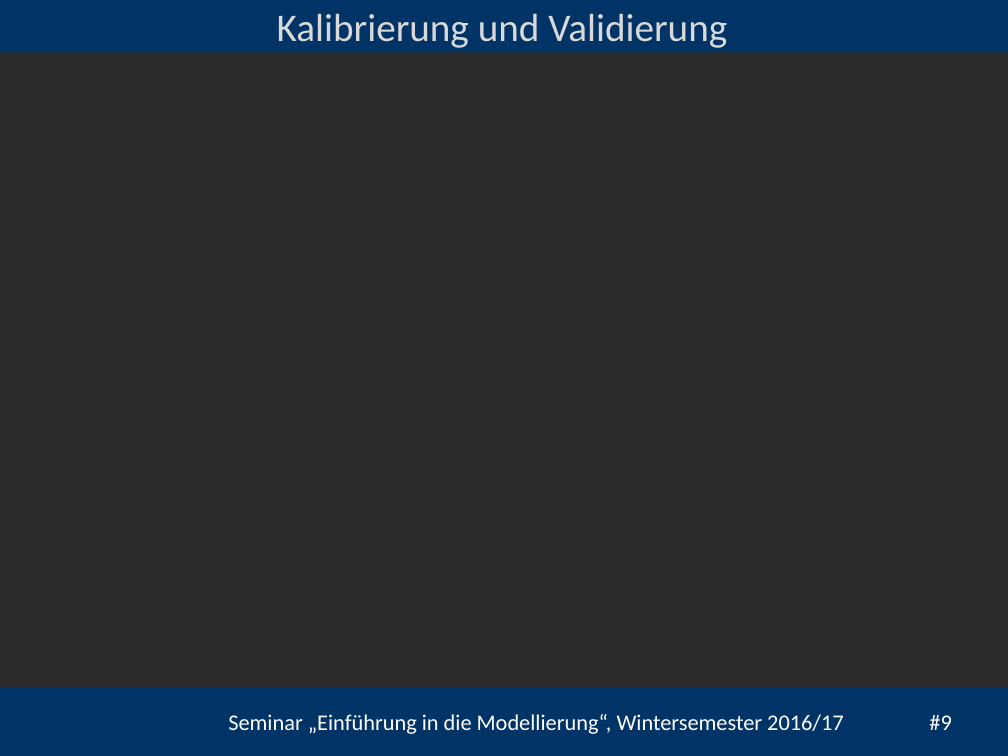
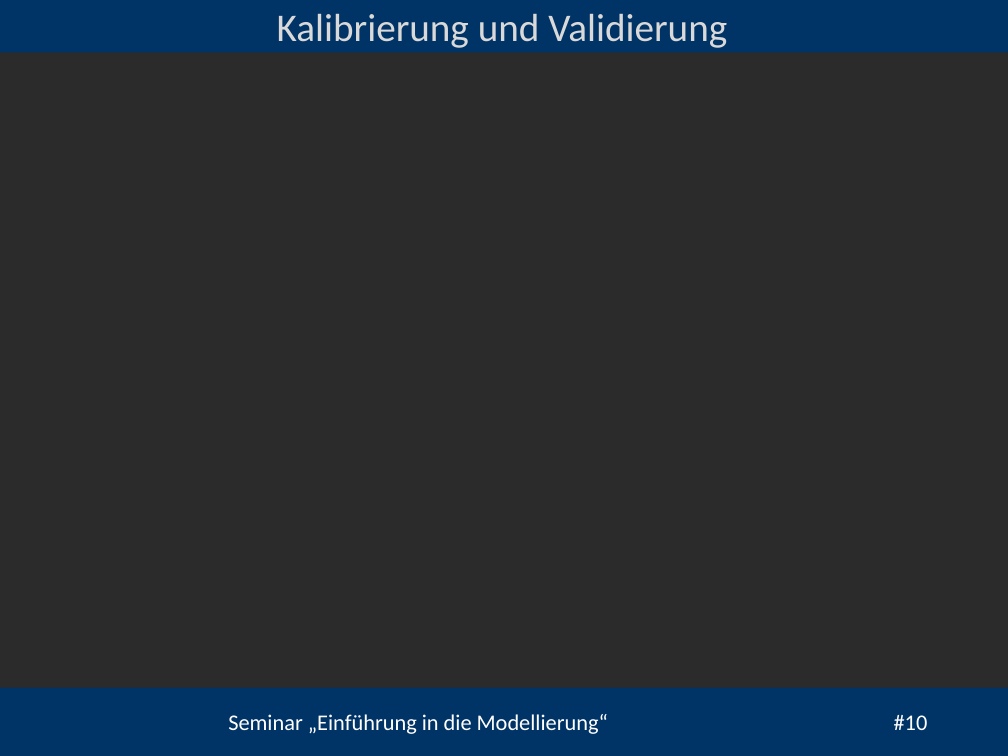
Before and after one commit to heistermann/Einf_Modellierung, a slide deck: slide 10 of Termin_6/folien/UebungModellierung#6.pptx (slide 9 before the commit). Drawn at 1008x756 pixels with LibreOffice and Linux fonts; fonts in the diff are those of the drawing; background and template pictures are left out; a plain dark background stands for a picture behind light text. Boxes give left, top, right and bottom in pixels: in the first picture for what was removed or moved away, otherwise in the second. Text is boxed around its words. In the diff, an @@ line names an element or a change of style, - is before the commit and + after.

```diff
--- a/Termin_6/folien/UebungModellierung#6.pptx
+++ b/Termin_6/folien/UebungModellierung#6.pptx
@@ text at [228,714,928,734]: text changed @@
-Seminar „Einführung in die Modellierung“, Wintersemester 2016/17 #9
+Seminar „Einführung in die Modellierung“ #10
```
Also in this commit, not shown: 8 other slides changed, 1 slide added, 3 other files.
